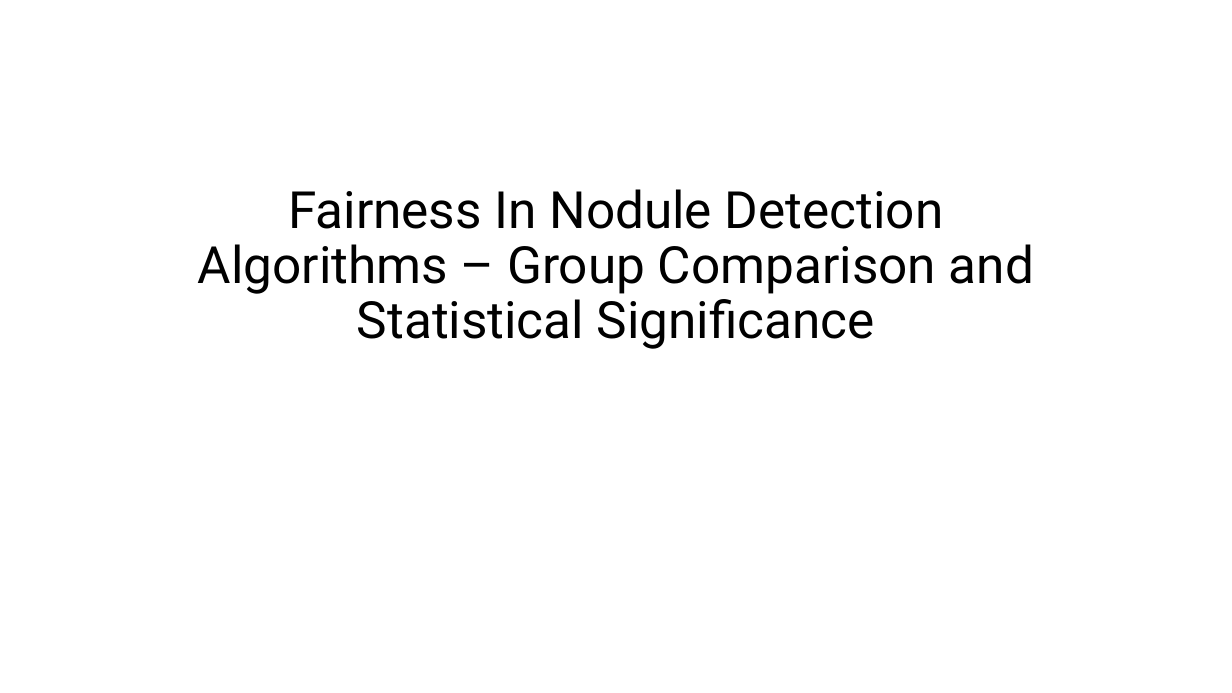
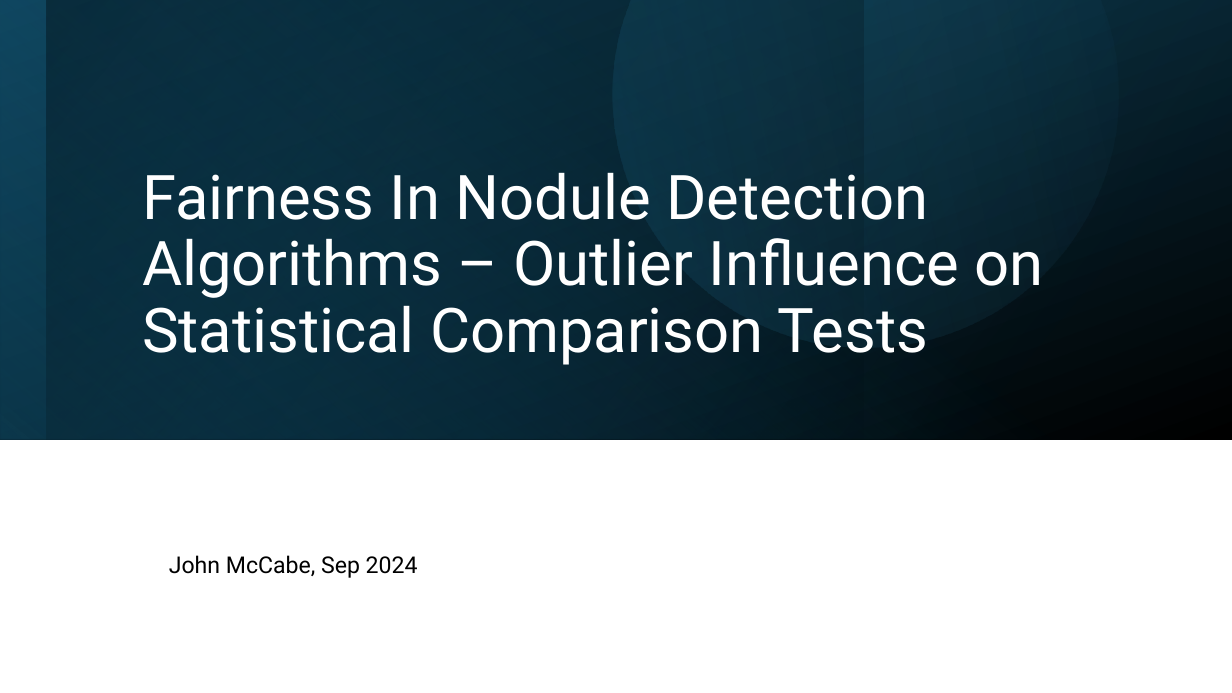
Before and after one commit to johnmccabe44/fairness-in-nodule-detection, a slide deck: slide 1 of workflows/presentations/StatsAnalysis.pptx. Drawn at 1232x693 pixels with LibreOffice and Linux fonts; fonts in the diff are those of the drawing. Boxes give left, top, right and bottom in pixels: in the first picture for what was removed or moved away, otherwise in the second. Text is boxed around its words. In the diff, an @@ line names an element or a change of style, - is before the commit and + after.

```diff
--- a/workflows/presentations/StatsAnalysis.pptx
+++ b/workflows/presentations/StatsAnalysis.pptx
@@ rectangle added at <box>0,0,1232,440</box>, fill gradient #104862 to #000000 @@
@@ rectangle added at <box>0,0,1232,439</box>, fill gradient #156082 to #104862 @@
@@ rectangle added at <box>0,0,863,440</box>, fill gradient #0B3041 to #000000 @@
@@ rectangle added at <box>45,0,1232,440</box>, fill gradient #156082 to #000000 @@
@@ freeform shape added at <box>524,0,1182,437</box>, fill gradient #156082 to #46B1E1 @@
@@ title at <box>142,172,1044,365</box>: text changed; size 40 to 48 pt; text colour #000000 to #FFFFFF @@
-Fairness In Nodule Detection Algorithms – Group Comparison and Statistical Significance
+Fairness In Nodule Detection Algorithms – Outlier Influence on Statistical Comparison Tests
@@ subtitle added at <box>169,555,418,578</box>, 18 pt, text #000000 @@
+John McCabe, Sep 2024
```
Also in this commit, not shown: 7 slides added, 9 slides removed, 2 other files.
